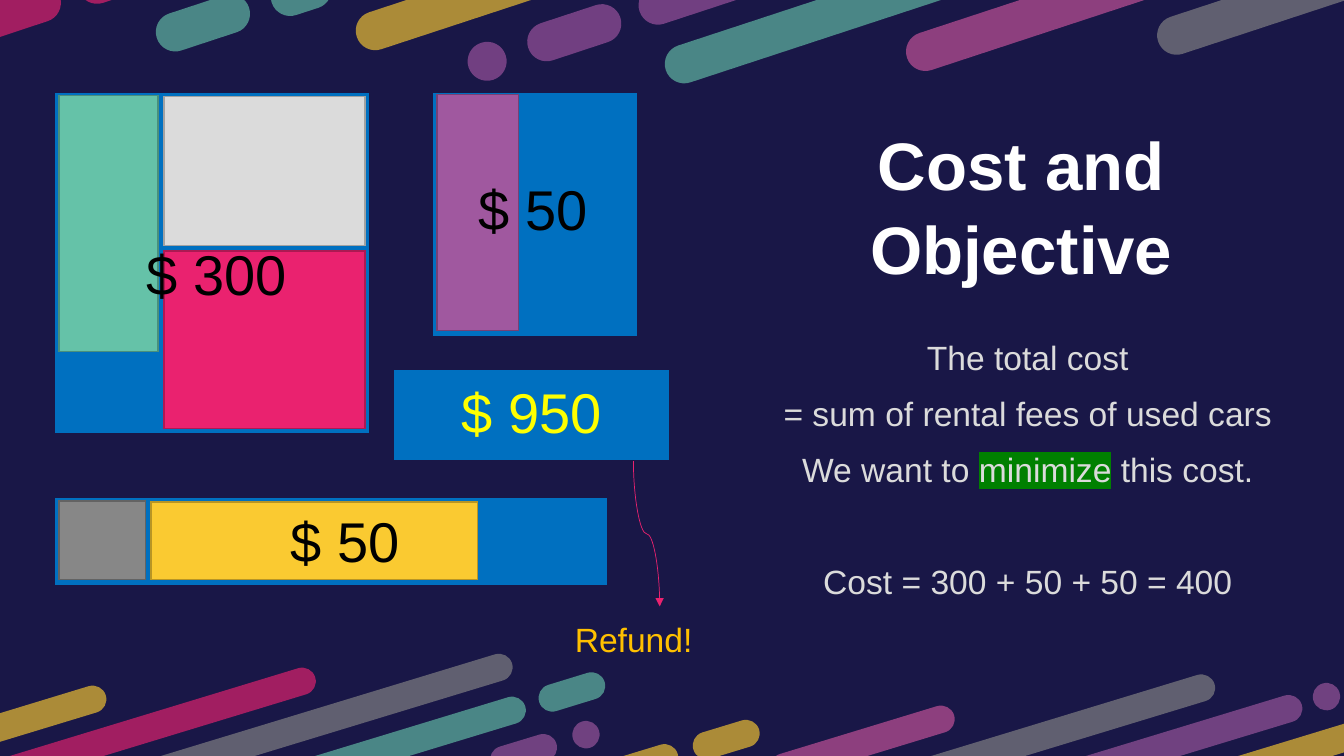
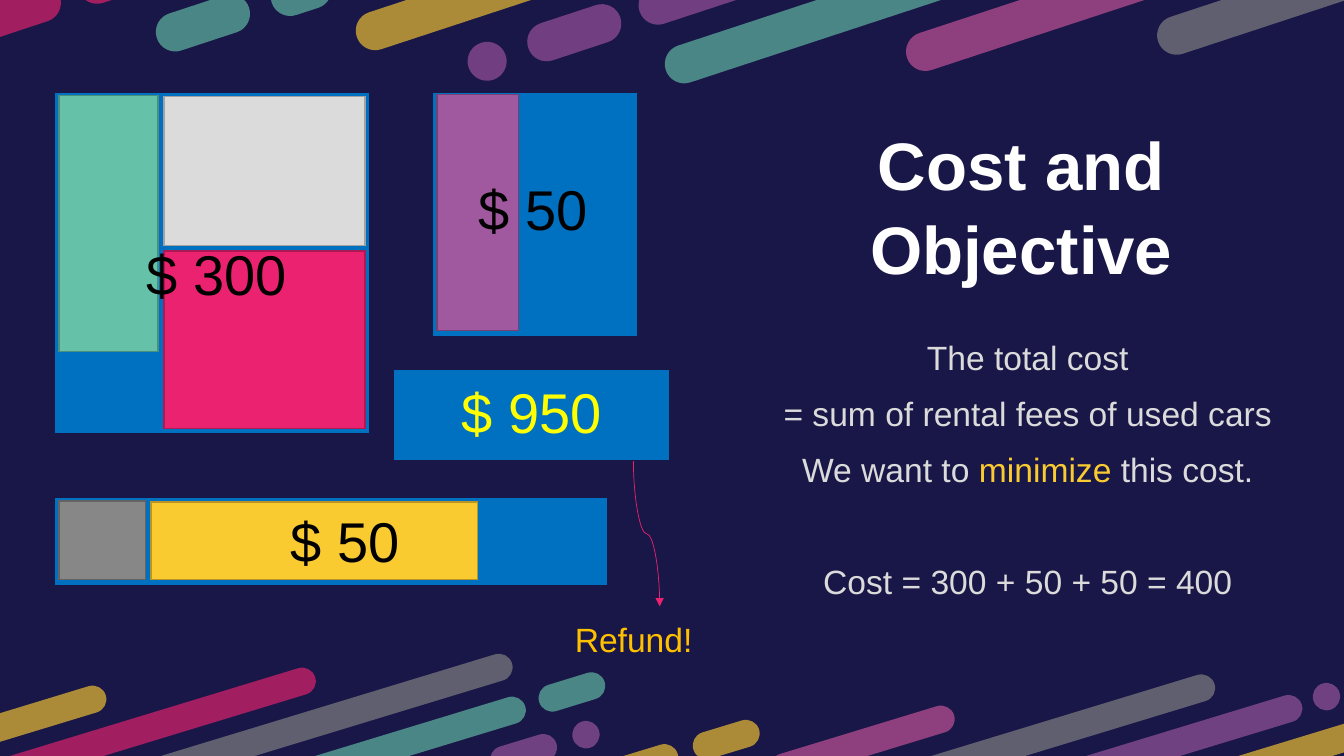
Before and after one commit to htnminh/optimization-project, a slide deck: slide 7 of presentation/General 2D Bin Packing Problem.pptx. Drawn at 1344x756 pixels with LibreOffice and Linux fonts; fonts in the diff are those of the drawing. Boxes give left, top, right and bottom in pixels: in the first picture for what was removed or moved away, otherwise in the second. Text is boxed around its words. In the diff, an @@ line names an element or a change of style, - is before the commit and + after.

```diff
--- a/presentation/General 2D Bin Packing Problem.pptx
+++ b/presentation/General 2D Bin Packing Problem.pptx
@@ text at <box>802,457,1253,483</box>: text colour #DBDBDB to #FACA31, highlight #008000 to none in "minimize" @@
```
Also in this commit, not shown: 13 other slides changed, 5 slides added, 19 other files.
